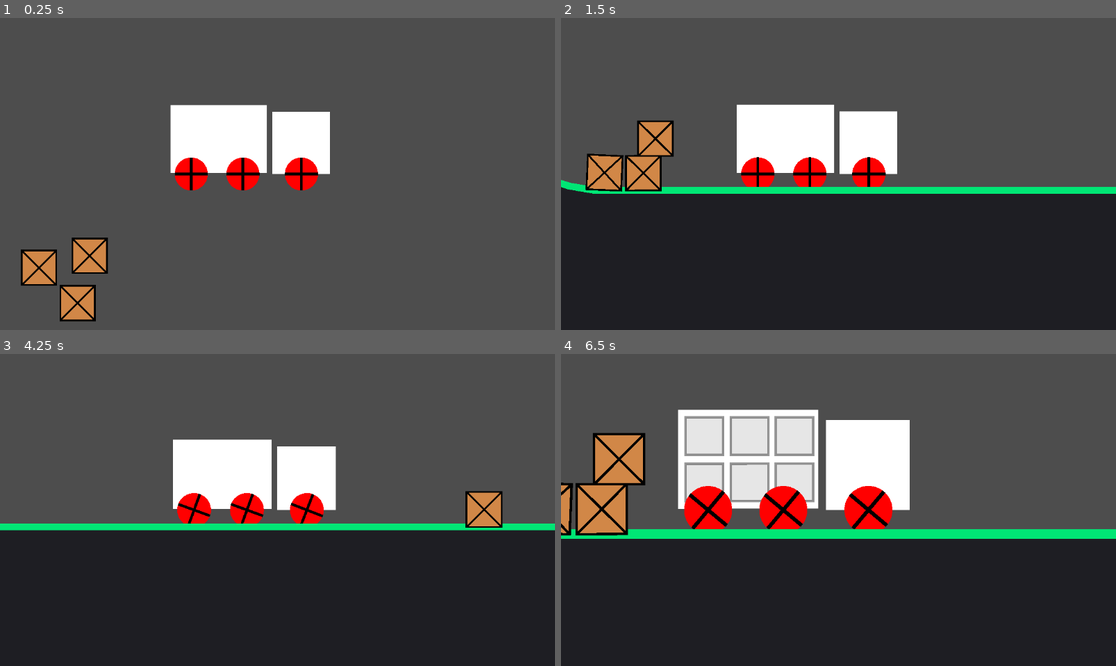
Above: before the commit, frames 1-4 (two rows, left to right).
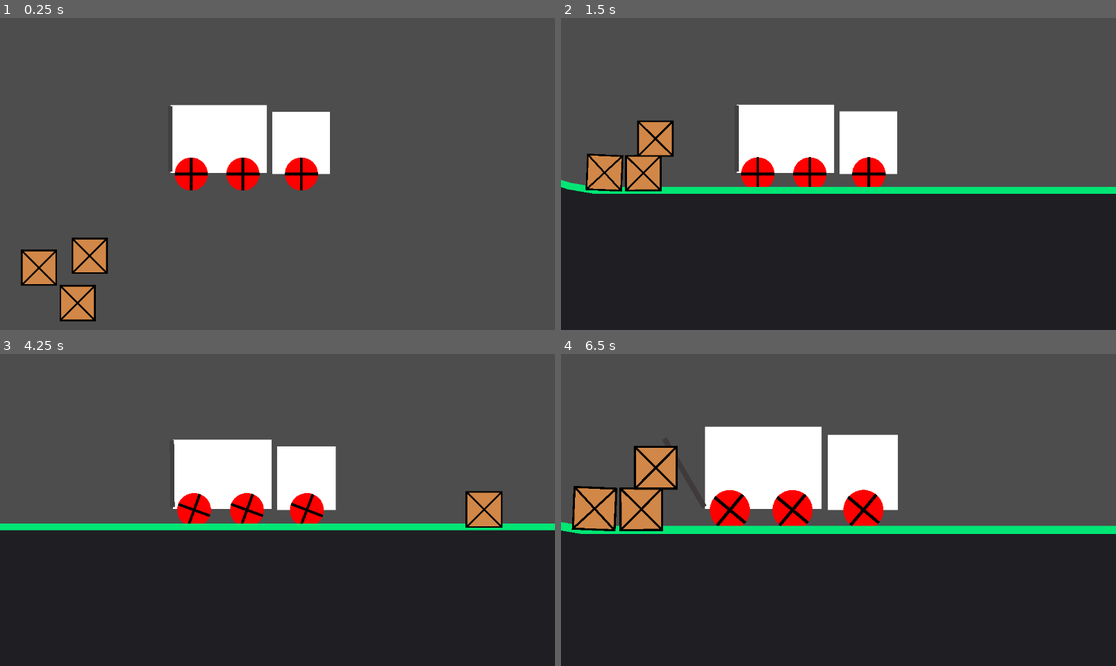
Above: after the commit, the same moments.

Repository: Addressmehari/truck-kun
Game: Godot game, scene res://main.tscn
The game is run twice, just before and just after one commit, with the same random seed, the same clock (stepped at 60 frames per second) and the same inputs.
Inputs (mouse positions are in pixels of both pictures, inside the frame that each line leads up to):
- Up to frame 1 (0.25 s): no input
- Up to frame 2 (1.5 s): tap Enter at 0.5 s; drag from (605, 283) to (894, 105) at 0.52 s; drag from (644, 174) to (810, 236) at 1.27 s
- Up to frame 3 (4.25 s): tap Space at 2 s; move the mouse to (94, 475) at 2.02 s; hold Right (ui_right) 2.03-2.75 s; tap E at 2.1, 3.6 s; click (94, 475) at 2.17 s; drag from (249, 572) to (111, 463) at 2.77 s; move the mouse to (444, 556) at 3.52 s; hold Left (ui_left) from 3.53 s (still down); click (444, 556) at 3.67 s
- Up to frame 4 (6.5 s): release Left (ui_left) at 4.25 s; drag from (1043, 510) to (755, 432) at 4.27 s; move the mouse to (866, 510) at 5.02 s; hold Left (ui_left) 5.03-5.75 s; tap E at 5.1 s; click (866, 510) at 5.17 s; drag from (755, 432) to (727, 525) at 5.77 s

The runs differ from the first frame. In frame 1, 0.1% of the frame differs, in the area x 30-32%, y 28-50%; in frame 2, less than 0.1%; in frame 3, less than 0.1%; in frame 4, 17%, in the area x 0-100%, y 17-60%.

Commit message:
added backdoor system

Diff:
--- a/container_body.gd
+++ b/container_body.gd
@@ -14,6 +14,9 @@
 ]
 
 @onready var truck = get_parent()
+@onready var backdoor = get_node_or_null("backdoor")
+
+var backdoor_blocked: bool = false
 
 func _ready() -> void:
 	# Force children (ColorRects) to render behind the parent's custom _draw() call.
@@ -25,9 +28,45 @@
 	if rim_rect:
 		rim_rect.show_behind_parent = true
 
-func _physics_process(_delta: float) -> void:
+	# Setup backdoor pivot at the bottom center and color
+	if backdoor:
+		backdoor.pivot_offset = Vector2(2.5, 76.0)
+		backdoor.color = Color(0.25, 0.25, 0.25) # dark shutter metal color
+
+func _physics_process(delta: float) -> void:
 	# Refresh slot visuals
 	queue_redraw()
+
+	# Check if any physical crate is blocking the backdoor's opening path
+	backdoor_blocked = false
+	if backdoor:
+		var backdoor_pivot_global = to_global(Vector2(-117.5, -3.0))
+		for crate in get_tree().get_nodes_in_group("crates"):
+			if is_instance_valid(crate) and not crate.get("is_dragging"):
+				var dist = backdoor_pivot_global.distance_to(crate.global_position)
+				if dist < 75.0: # door swing radius sweep
+					backdoor_blocked = true
+					break
+
+		# Warn by modulating color if blocked and player is trying to open (E toggled)
+		if backdoor_blocked and is_instance_valid(truck) and truck.get("is_e_toggled"):
+			# Pulse modulation color between normal and warnings red
+			var pulse = 0.5 + 0.5 * sin(Time.get_ticks_msec() * 0.015)
+			backdoor.modulate = Color(1.0, 1.0, 1.0).lerp(Color(1.0, 0.2, 0.2), pulse)
+		else:
+			backdoor.modulate = Color(1.0, 1.0, 1.0)
+
+	# Smoothly animate backdoor rotation to drop it backwards (rotate left)
+	if backdoor and is_instance_valid(truck):
+		var target_rotation = 0.0
+		if truck.has_method("is_zoom_requested") and truck.is_zoom_requested():
+			# Drop backwards/downwards (approx -110 degrees = -1.92 radians)
+			target_rotation = -1.92
+		else:
+			target_rotation = 0.0
+		backdoor.rotation = lerp(backdoor.rotation, target_rotation, 8.0 * delta)
+
+
 
 func _draw() -> void:
 	if not is_instance_valid(truck):
--- a/crate.gd
+++ b/crate.gd
@@ -131,7 +131,7 @@
 					return
 
 func _draw() -> void:
-	var rect = Rect2(-width/2.0, -height/2.0, width, height)
+	var rect = Rect2(-width / 2.0, -height / 2.0, width, height)
 
 	var current_color = color
 	# Render as translucent if it acts as a sensor (due to either dragging or issensor)
@@ -149,5 +149,5 @@
 	draw_rect(rect, border_color, false, 2.0)
 
 	# Draw diagonal lines (wooden crate look)
-	draw_line(Vector2(-width/2.0, -height/2.0), Vector2(width/2.0, height/2.0), border_color, 2.0)
-	draw_line(Vector2(width/2.0, -height/2.0), Vector2(-width/2.0, height/2.0), border_color, 2.0)
+	draw_line(Vector2(-width / 2.0, -height / 2.0), Vector2(width / 2.0, height / 2.0), border_color, 2.0)
+	draw_line(Vector2(width / 2.0, -height / 2.0), Vector2(-width / 2.0, height / 2.0), border_color, 2.0)
--- a/truck.gd
+++ b/truck.gd
@@ -69,4 +69,6 @@
 	return false
 
 func is_zoom_requested() -> bool:
+	if is_instance_valid(container_body) and container_body.get("backdoor_blocked"):
+		return false
 	return is_e_toggled or is_any_crate_dragged_near()
--- a/truck.tscn
+++ b/truck.tscn
@@ -47,6 +47,12 @@
 offset_right = -5.0
 offset_bottom = -3.0
 
+[node name="backdoor" type="ColorRect" parent="container_body"]
+offset_left = -120.0
+offset_top = -79.0
+offset_right = -115.0
+offset_bottom = -3.0
+
 [node name="CollisionShape2D" type="CollisionShape2D" parent="container_body"]
 position = Vector2(-61, -41.5)
 shape = SubResource("RectangleShape2D_container")
Not shown: 1 places in truck.tscn that only renumber resources
